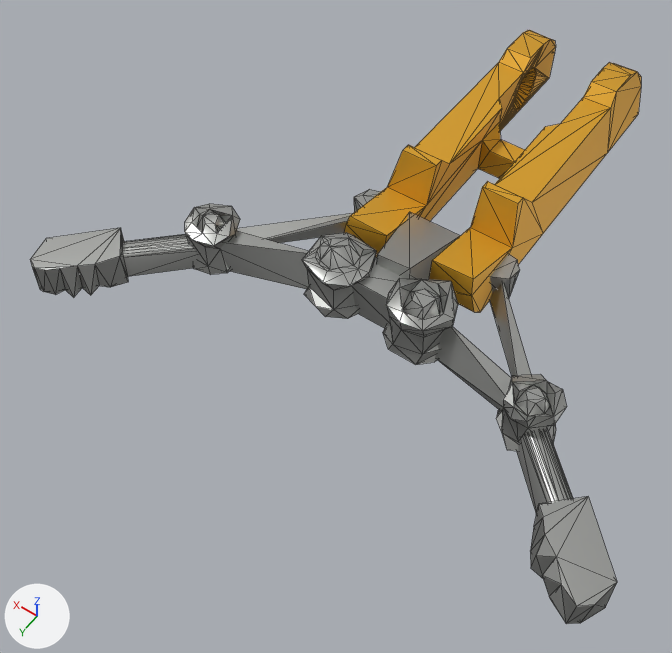
A saved change to the glTF model client/assets/models/packs/wube3dp/inserter-arm-stack-hand-open.glb.
Rendered twice from a 50 mm lens placed at (-0.492, 1.391, 1.175), pointed at (0.067, 0.609, -0.056). Arrows for +X, +Y and +Z are at lower left; the lights stay in place. The picture after the commit comes second. Mesh edges are drawn as thin lines. Vertices at exactly the same position are counted once.

Names of what the first picture shows: 'body'.
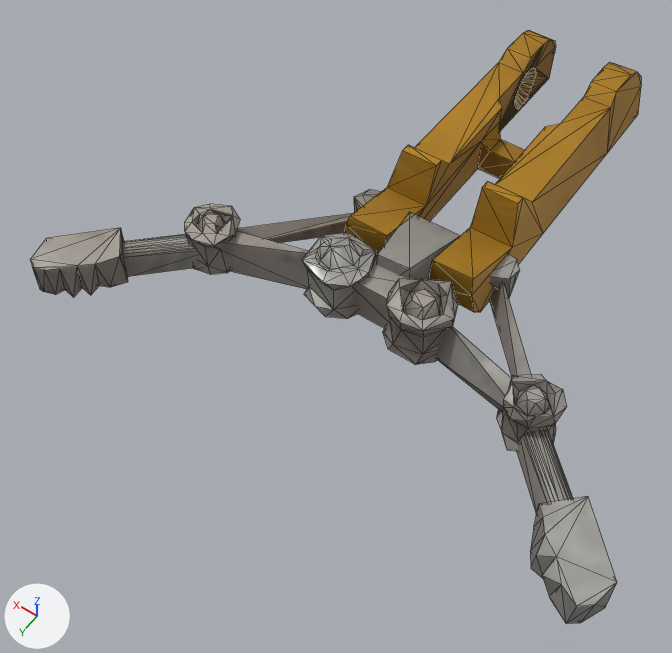
Changed parts and their boxes [x1, y1, x2, y2] in the pictures (672 x 653 px):
```json
{"object": "body", "change": "surface changed", "before": [30, 30, 641, 621], "after": [30, 30, 641, 621]}
{"part": 1, "of": "me_body", "change": "surface changed", "before": [30, 30, 641, 622], "after": [30, 30, 641, 622]}
{"part": 2, "of": "me_body", "change": "recoloured", "before": [30, 189, 617, 622], "after": [30, 189, 617, 622]}
```

The change, as JSON lines over the scene's bpy script:
```json
{"op": "add", "block": "img_image_0", "code": ["img_image_0 = load_image('Image_0', '_unpacked/Image_0', 256, 256, 'sRGB')"]}
{"op": "add", "block": "img_image_1", "code": ["img_image_1 = load_image('Image_1', '_unpacked/Image_1', 256, 256, 'Non-Color')"]}
{"op": "add", "block": "img_image_2", "code": ["img_image_2 = load_image('Image_2', '_unpacked/Image_2', 256, 256, 'Non-Color')"]}
{"block": "mat_tier_paint", "change": "nodes: BsdfPrincipled, Mix, OutputMaterial, VertexColor"}
{"block": "mat_tier_paint", "change": "colours: orange #e2a82a, mixed with the vertex colours"}
{"block": "mat_tier_paint", "change": "nodes: BsdfPrincipled, Mix, NormalMap, OutputMaterial, SeparateColor, TexImage x3"}
{"block": "mat_tier_paint", "change": "colours: orange #e2a82a"}
{"block": "mat_tier_paint", "change": "uses the picture img_image_0"}
{"block": "mat_tier_paint", "change": "uses the picture img_image_1"}
{"block": "mat_tier_paint", "change": "uses the picture img_image_2"}
{"op": "add", "block": "mat_pbr_body", "code": ["mat_pbr_body = bpy.data.materials.new('pbr_body')", "# uses the picture img_image_0", "# uses the picture img_image_1", "# uses the picture img_image_2"]}
{"block": "me_body", "where": "me_body.from_pydata(...)  # 611 vertices, 1162 faces; spans x -0.51..0.507, y -0.124..0.866, z 0.0..0.129"}
{"block": "me_body", "where": "# used by ob_body; location = (0.0, 0.0, 0.0)"}
{"block": "me_body", "change": "me_body part 1: 1162 kept faces spanning x -0.51..0.507, y -0.124..0.866, z 0.0..0.129 get new texture (UV) coordinates"}
{"block": "me_body", "change": "me_body part 2: 658 faces spanning x -0.51..0.507, y 0.387..0.866, z 0.0..0.1 switch from mat_steel_light to mat_pbr_body"}
```
